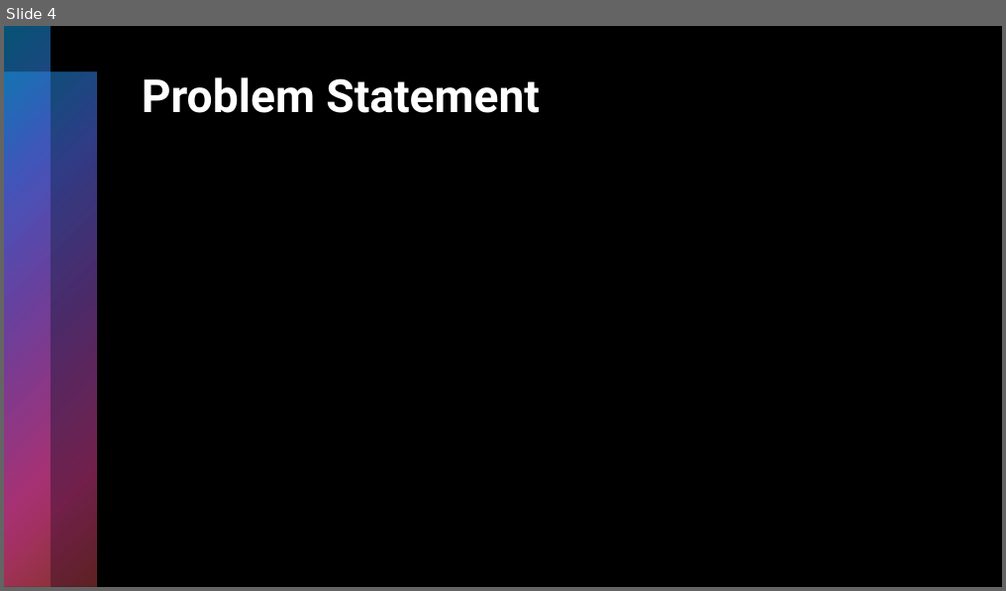
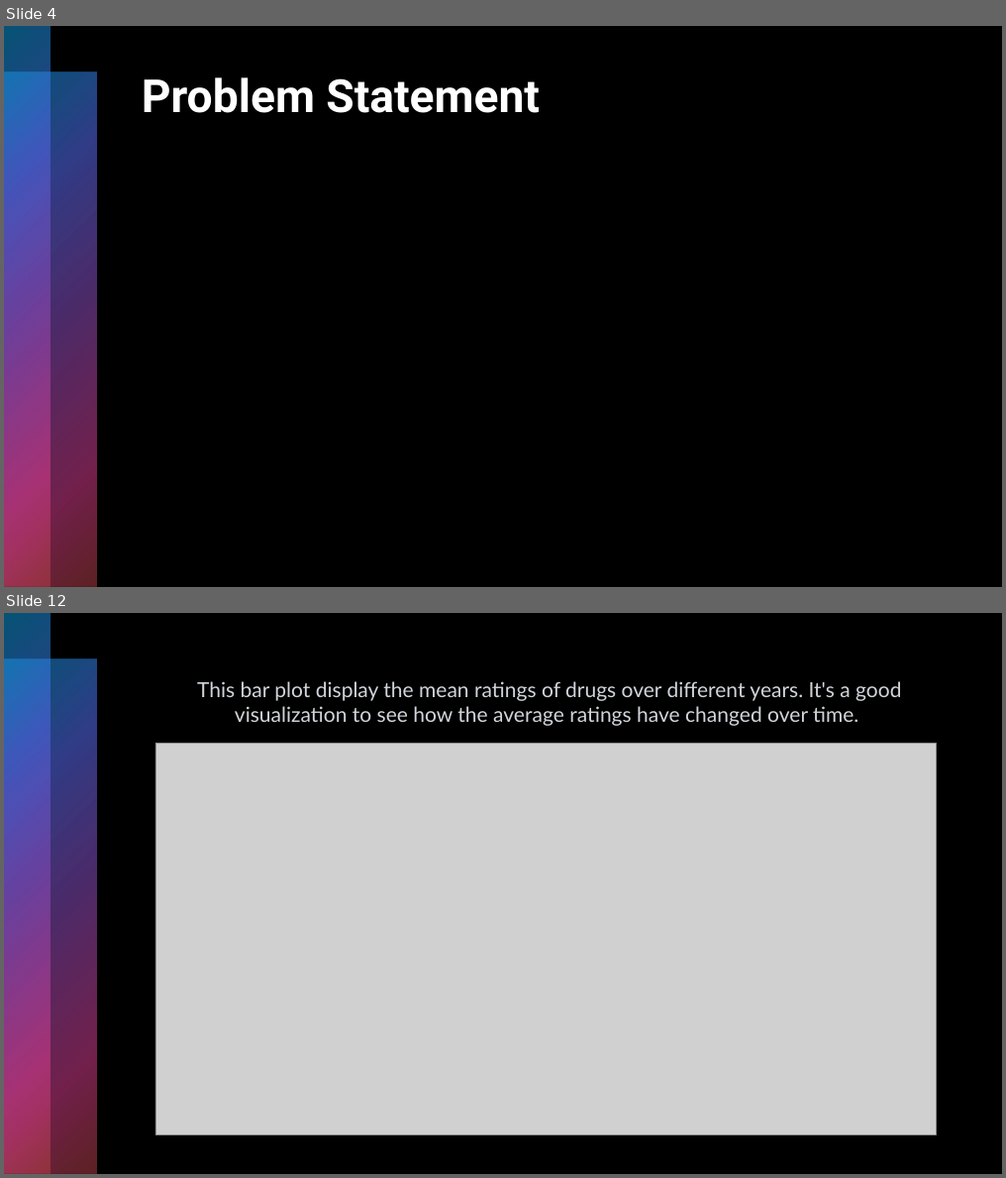
Before and after one commit to Shritej24c/drug_review_NLP, a slide deck: Plots/Drug Review.pptx. Shown one above the other, each under a label of ours: slide 4 before the commit, slides 4 and 12 after it; the slides between them are not shown. The pictures are 1006x591 and 1006x1178 pixels, drawn with LibreOffice and Linux fonts; fonts in the diff are those of the drawing; grey boxes stand for pictures. Boxes give left, top, right and bottom in pixels: in the first picture for what was removed or moved away, otherwise in the second. Text is boxed around its words. In the diff, an @@ line names an element or a change of style, - is before the commit and + after.

```diff
--- a/Plots/Drug Review.pptx
+++ b/Plots/Drug Review.pptx
@@ slide 12 added at (4, 613, 1002, 1174), background #000000; not listed: 2 template elements that a slide beside it also shows @@
@@ text added at (197, 681, 901, 726), 20 pt, text #D1D5DB @@
+This bar plot display the mean ratings of drugs over different years. It's a good visualization to see how the average ratings have changed over time.
@@ picture added at (155, 744, 936, 1135) @@
```
Also in this commit, not shown: 1 slide changed, 16 other slides added, 1 slide removed, 3 other files.
